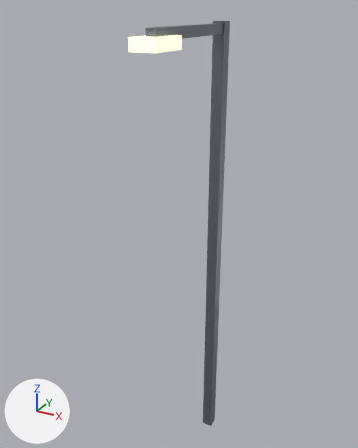
The glTF model public/models/city/streetlight.glb as it was, and as the next commit left it.
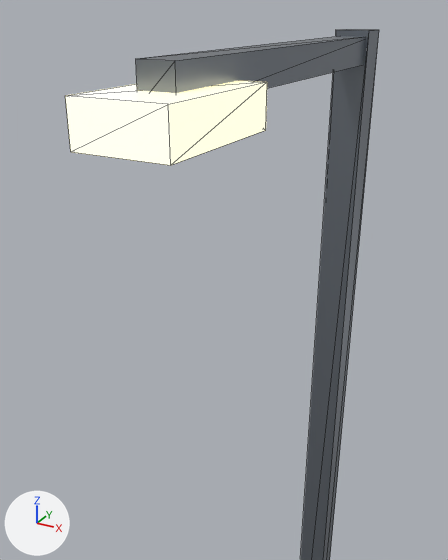
There are two pictures of each version: one whole from a 50 mm lens placed at (3.14, -6.96, 7.69), pointed at (-0.28, -0.74, 4.58), one close up from a 50 mm lens placed at (1.1, -3.48, 7.61), pointed at (-0.04, -1.41, 6.57). The lights are fixed; the arrows at lower left show +X, +Y and +Z. The first two pictures are the older version. The close-ups show mesh edges as thin lines. Vertices at exactly the same position are counted once.

Script lines for the objects in view, before the commit:
```python
me_arm = bpy.data.meshes.new('arm')
me_arm.from_pydata(...)  # a box spanning x -0.07..0.07, y -1.9..0.1, z 7.33..7.47
me_arm.materials.append(mat_arm_mat)  # grey #899099
me_lamp = bpy.data.meshes.new('lamp')
me_lamp.from_pydata(...)  # a box spanning x -0.175..0.175, y -2.1..-1.5, z 7.22..7.38
me_lamp.materials.append(mat_lamp_mat)  # pale yellow #fff8e2, glowing beige #f9edbc
me_pole = bpy.data.meshes.new('pole')
me_pole.from_pydata(...)  # a box spanning x -0.09..0.09, y -0.09..0.09, z 0.0..7.5
me_pole.materials.append(mat_pole_mat)  # grey #899099
ob_arm = bpy.data.objects.new('arm', me_arm)
ob_arm.location = (0.0, 0.0, 0.0)
ob_lamp = bpy.data.objects.new('lamp', me_lamp)
ob_lamp.location = (0.0, 0.0, 0.0)
ob_pole = bpy.data.objects.new('pole', me_pole)
ob_pole.location = (0.0, 0.0, 0.0)
```
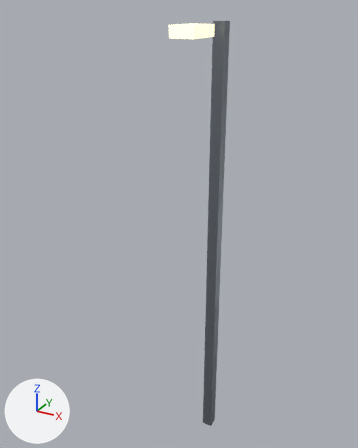
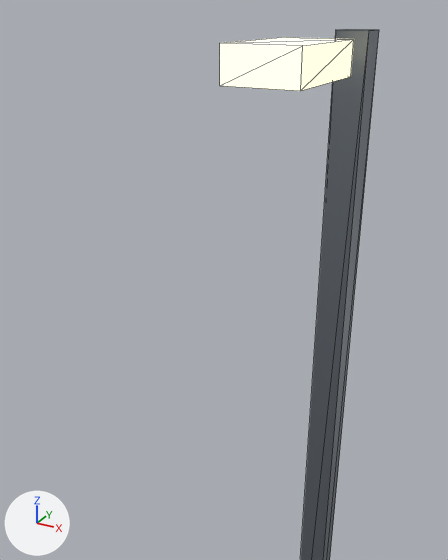
Where the change shows, as pixel boxes [x1, y1, x2, y2] in the close-ups (448 x 560 px):
'lamp', moved
    before: [65, 80, 267, 165]
    after: [220, 37, 354, 91]
'arm', deleted
    before: [136, 36, 365, 93]

Diff of the bpy script that builds the scene:
```diff
--- a/public/models/city/streetlight.glb.py
+++ b/public/models/city/streetlight.glb.py
@@ me_lamp @@
 # used by ob_lamp; location = (0.0, 0.0, 0.0)
-me_lamp.from_pydata(...)  # 8 vertices, 12 faces; spans x -0.175..0.175, y -2.1..-1.5, z 7.22..7.38
+me_lamp.from_pydata(...)  # 8 vertices, 12 faces; spans x -0.175..0.175, y -1.2..-0.6, z 7.32..7.48
+# me_lamp part 1: the whole mesh is moved by (0.0, 0.9, 0.1)
 me_lamp.materials.append(mat_lamp_mat)
@@ ob_arm @@
-ob_arm = bpy.data.objects.new('arm', me_arm)
-ob_arm.location = (0.0, 0.0, 0.0)
```
